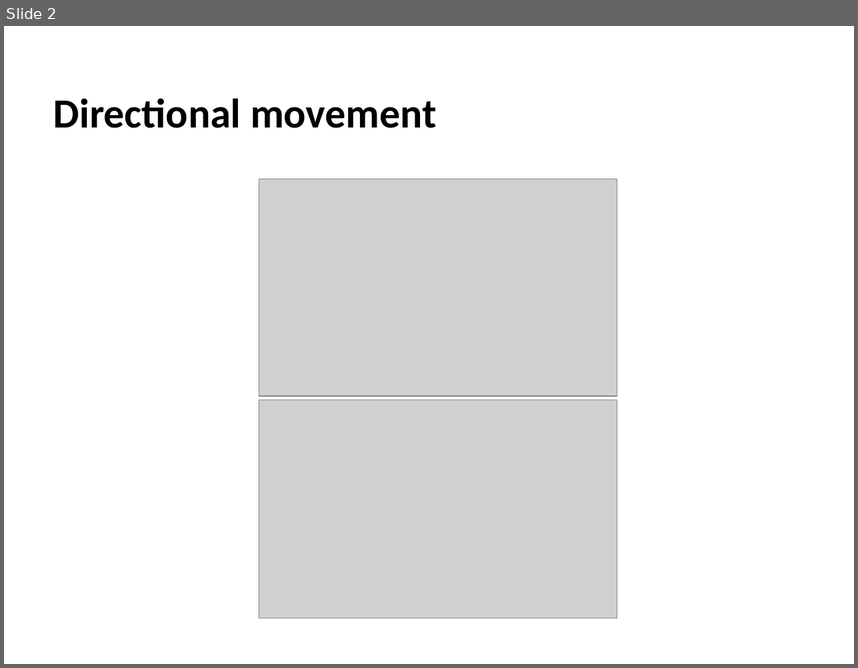
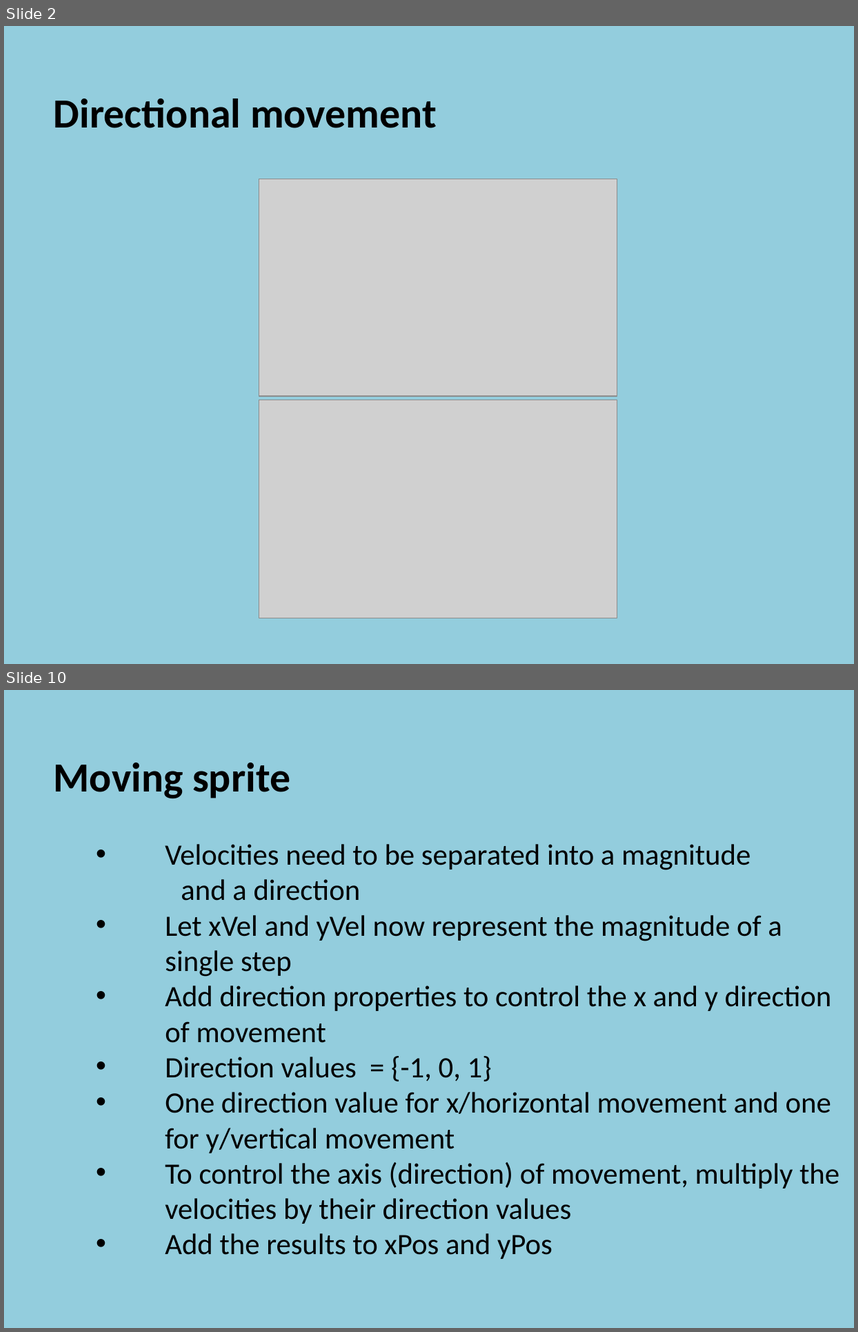
Before and after one commit to szetko/course-materials, a slide deck: Programming 4/05.1 Directional Sprites/05.1 Directional Sprites.pptx. Shown one above the other, each under a label of ours: slide 2 before the commit, slides 2 and 10 after it; the slides between them are not shown. The pictures are 858x668 and 858x1332 pixels, drawn with LibreOffice and Linux fonts; fonts in the diff are those of the drawing; grey boxes stand for pictures. Boxes give left, top, right and bottom in pixels: in the first picture for what was removed or moved away, otherwise in the second. Text is boxed around its words. In the diff, an @@ line names an element or a change of style, - is before the commit and + after.

Commit message:
Update 05.1 Directional Sprites PP

```diff
--- a/Programming 4/05.1 Directional Sprites/05.1 Directional Sprites.pptx
+++ b/Programming 4/05.1 Directional Sprites/05.1 Directional Sprites.pptx
@@ slide 10 added at box(4, 690, 854, 1328), background #93CDDD @@
@@ text added at box(54, 762, 840, 1259), 25 pt, text #000000 @@
+  Moving sprite
+    • Velocities need to be separated into a magnitude
+    and a direction
+    • Let xVel and yVel now represent the magnitude of a single step
+    • Add direction properties to control the x and y direction of movement
+    • Direction values = {-1, 0, 1}
+    • One direction value for x/horizontal movement and one for y/vertical movement
+    • To control the axis (direction) of movement, multiply the velocities by their direction values
+    • Add the results to xPos and yPos
@@ slide 2 changed as well @@
@@ background #FFFFFF to #93CDDD @@
```
Also in this commit, not shown: 1 other slide changed, 14 other slides added, 1 slide removed.
